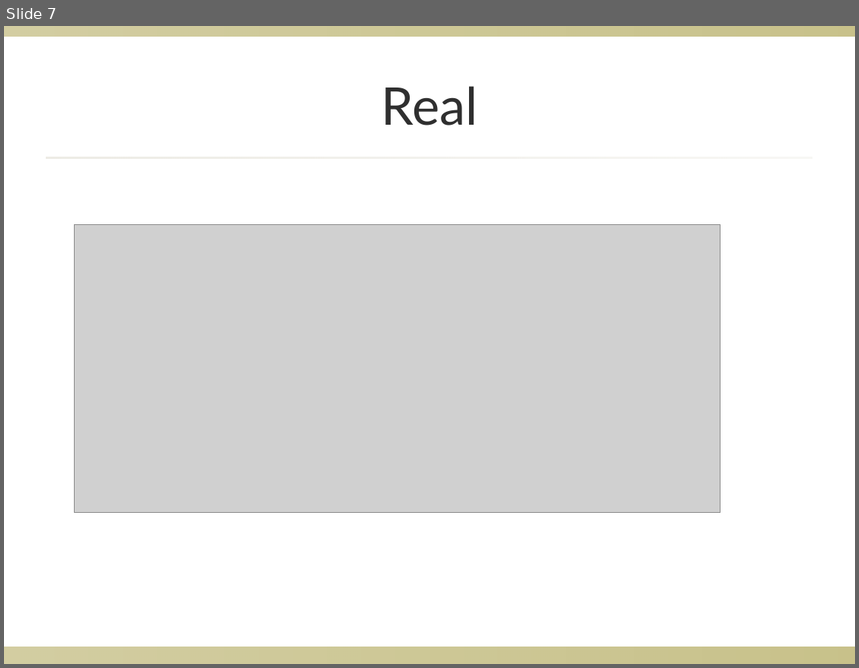
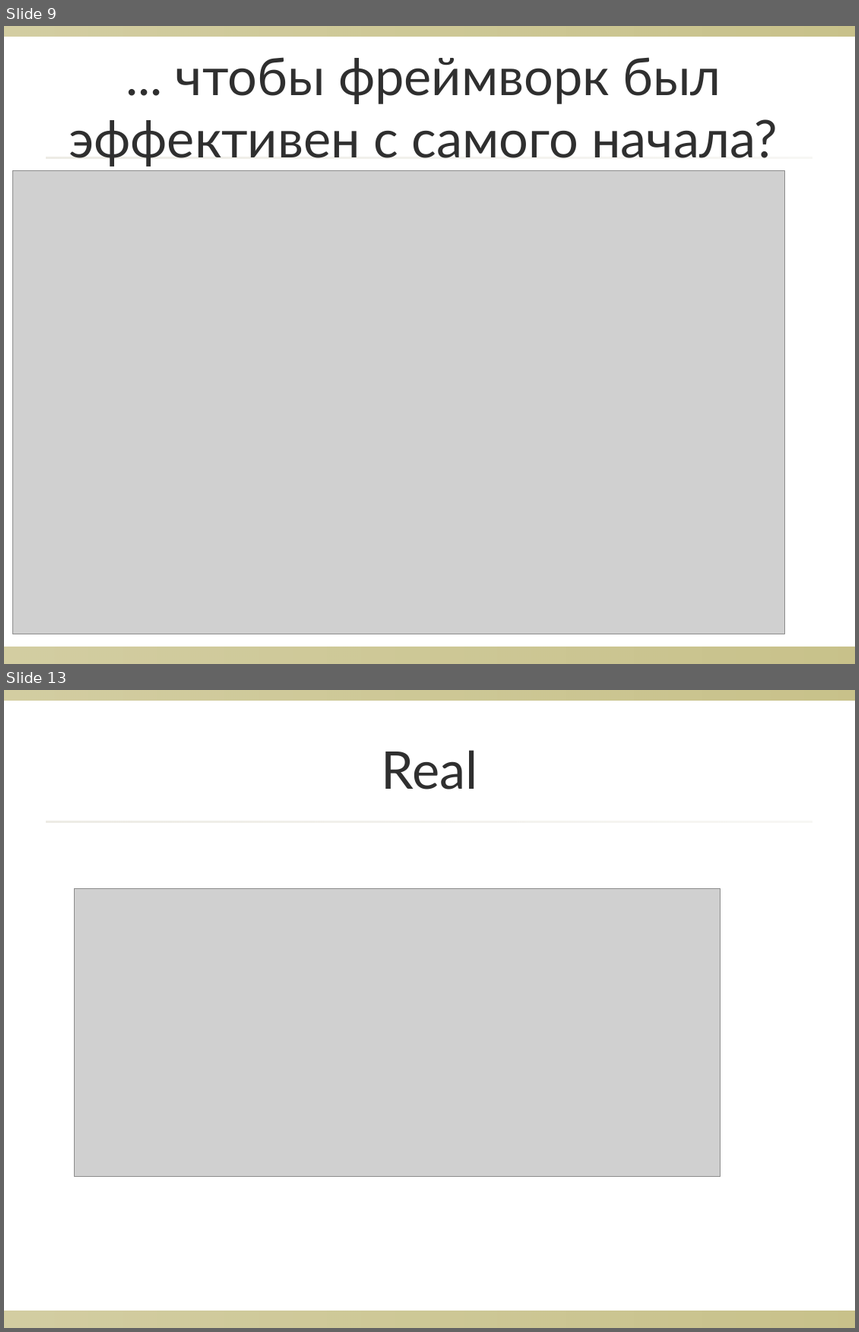
Before and after one commit to dzharii/p-secamp-2014, a slide deck: presentation/swd-page-recorder.ppt. Shown one above the other, each under a label of ours: slide 7 before the commit, slides 9 and 13 after it; the slides between them are not shown. The pictures are 859x668 and 859x1332 pixels, drawn with LibreOffice and Linux fonts; fonts in the diff are those of the drawing; grey boxes stand for pictures; background and template pictures are left out. Boxes give left, top, right and bottom in pixels: in the first picture for what was removed or moved away, otherwise in the second. Text is boxed around its words. In the diff, an @@ line names an element or a change of style, - is before the commit and + after.

```diff
--- a/presentation/swd-page-recorder.ppt
+++ b/presentation/swd-page-recorder.ppt
@@ slide 9 added at box(4, 26, 855, 664), background picture (left out); not listed: 3 template elements that a slide beside it also shows @@
@@ title added at box(69, 57, 778, 167), 44 pt, text #2F2F2F @@
+... чтобы фреймворк был эффективен с самого начала?
@@ picture added at box(13, 170, 785, 635) @@
@@ what was slide 7 is now slide 13 @@
```
Also in this commit, not shown: 5 other slides added, 3 other files.
